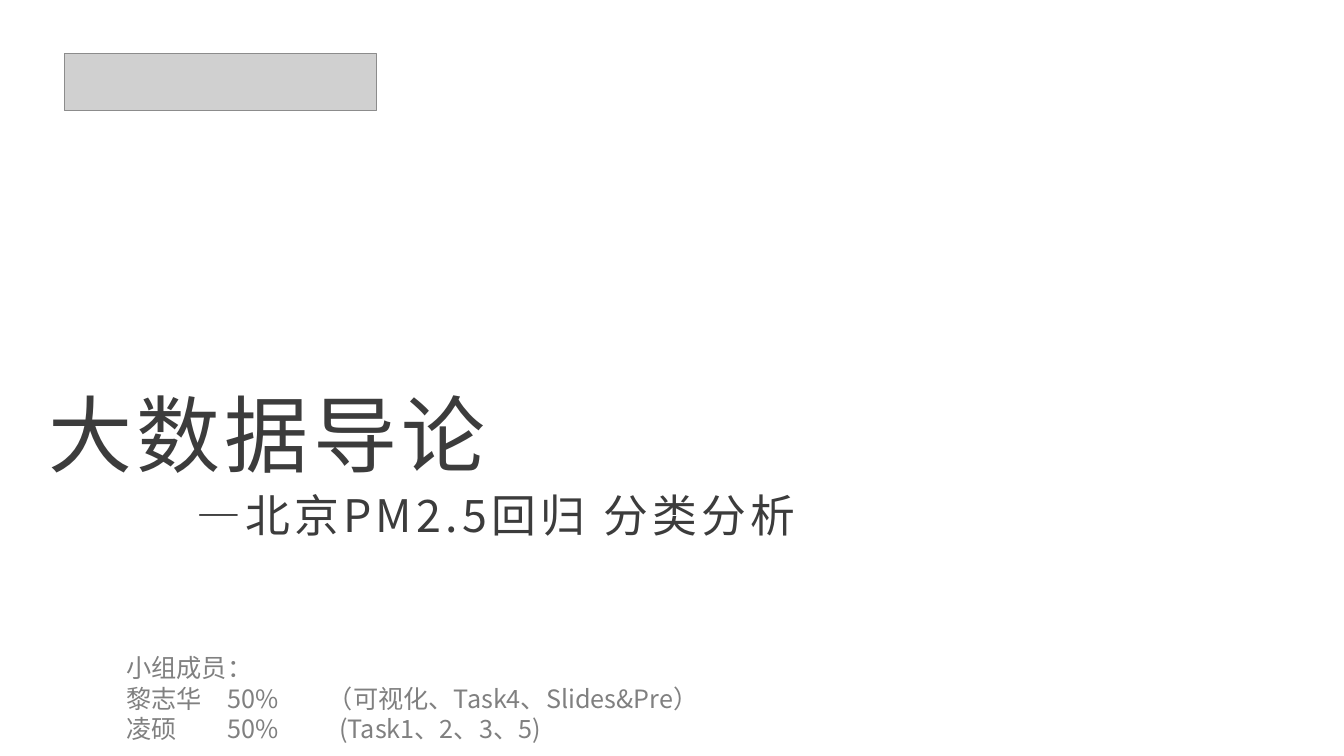
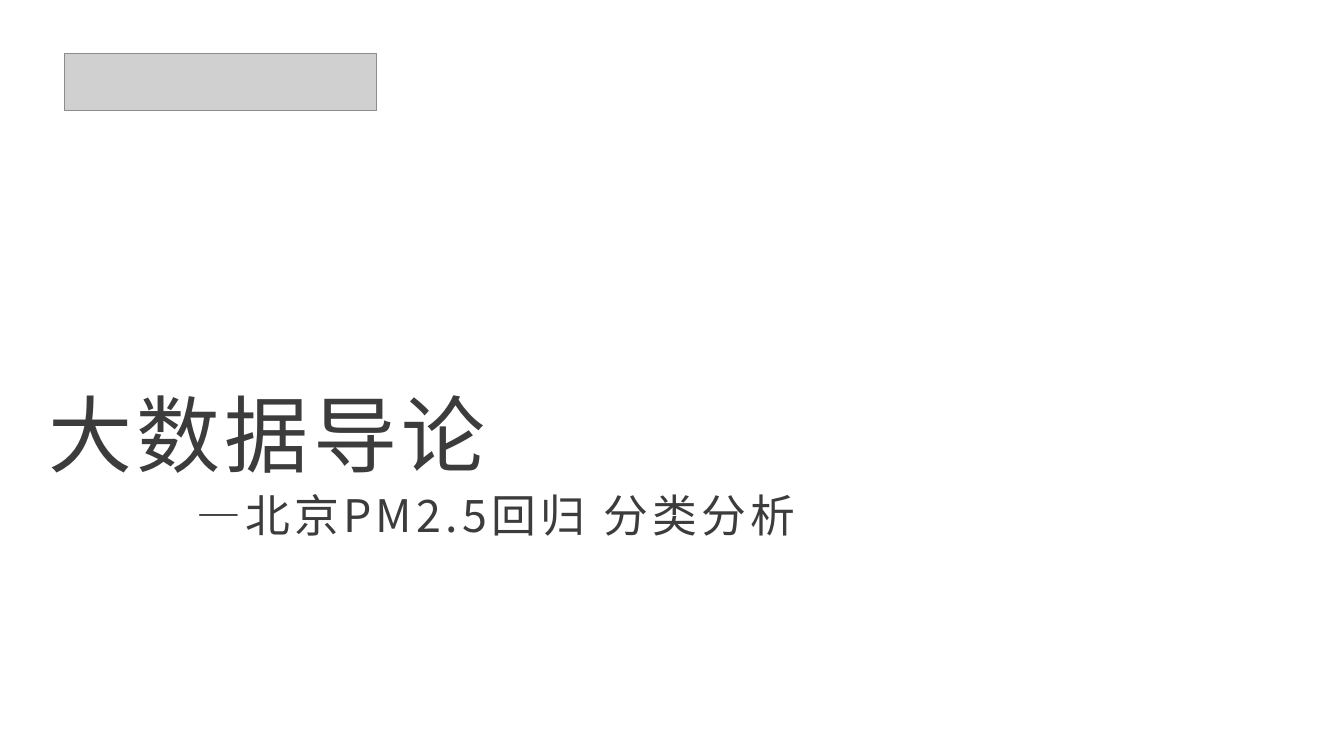
Before and after one commit to BaiyUdng/Big-Data-Project-Regression, a slide deck: slide 1 of presentation.pptx. Drawn at 1344x756 pixels with LibreOffice and Linux fonts; fonts in the diff are those of the drawing; grey boxes stand for pictures; background and template pictures are left out. Boxes give left, top, right and bottom in pixels: in the first picture for what was removed or moved away, otherwise in the second. Text is boxed around its words. In the diff, an @@ line names an element or a change of style, - is before the commit and + after.

```diff
--- a/presentation.pptx
+++ b/presentation.pptx
@@ text removed at (126,656,698,743) @@
-小组成员：
-黎志华 50% （可视化、Task4、Slides&Pre） 凌硕 50% (Task1、2、3、5)
```
Also in this commit, not shown: 1 other file.
